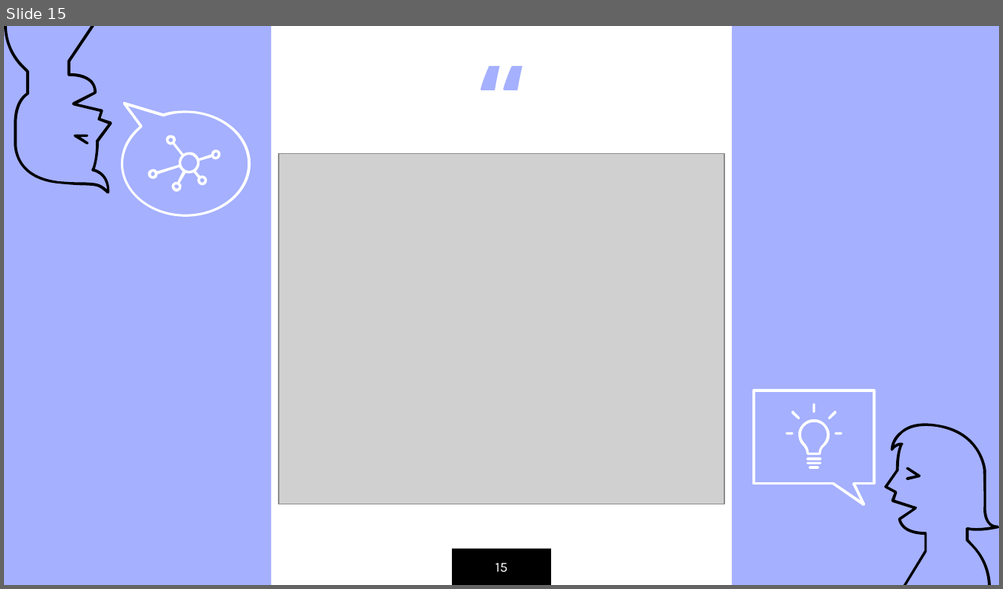
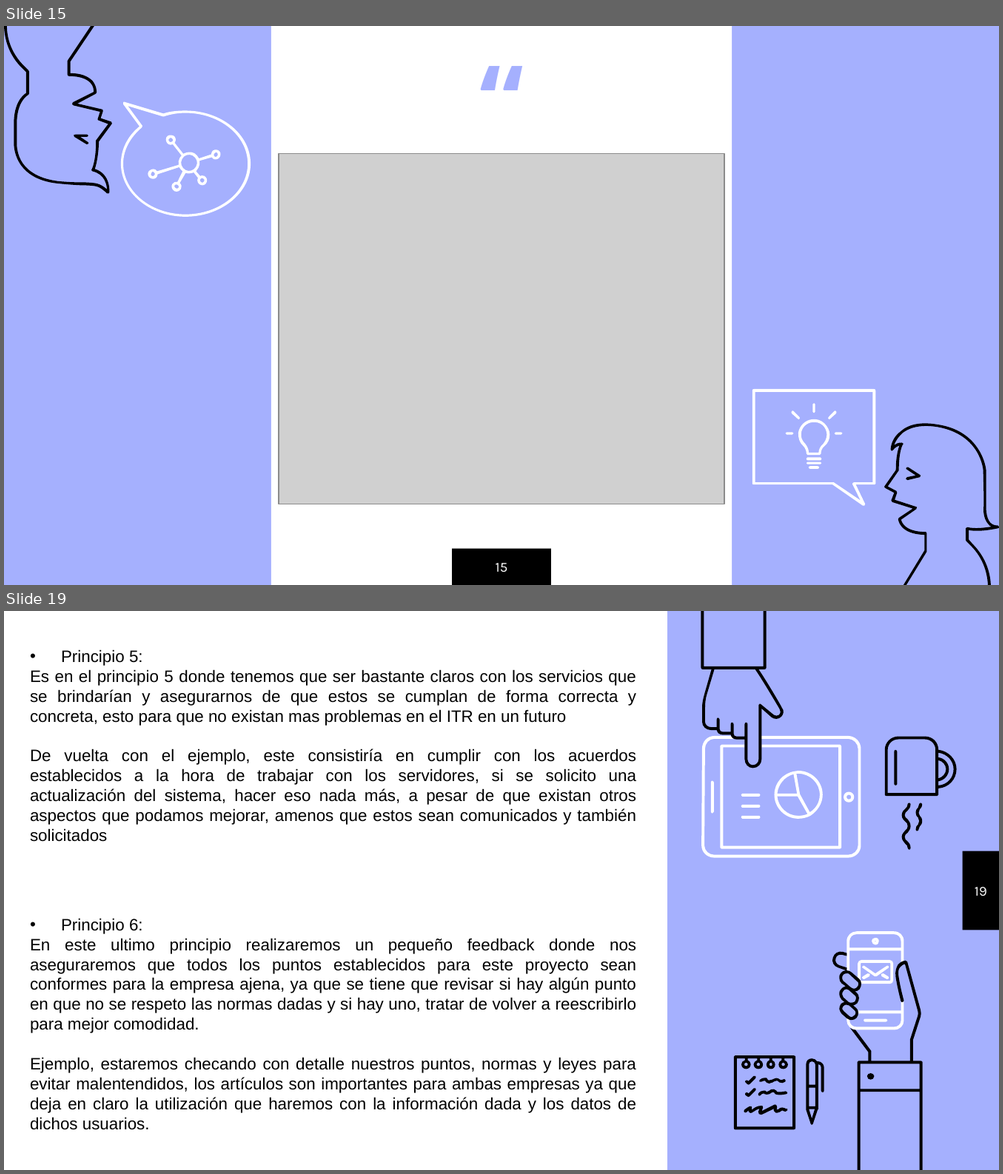
Before and after one commit to TheSkrapy/7mo-Semestre, a slide deck: 13 Modelos de negocios/Empresa Outtic.pptx. Shown one above the other, each under a label of ours: slide 15 before the commit, slides 15 and 19 after it; the slides between them are not shown. The pictures are 1003x589 and 1003x1174 pixels, drawn with LibreOffice and Linux fonts; fonts in the diff are those of the drawing; grey boxes stand for pictures. Boxes give left, top, right and bottom in pixels: in the first picture for what was removed or moved away, otherwise in the second. Text is boxed around its words. In the diff, an @@ line names an element or a change of style, - is before the commit and + after.

```diff
--- a/13 Modelos de negocios/Empresa Outtic.pptx
+++ b/13 Modelos de negocios/Empresa Outtic.pptx
@@ slide 19 added at [4, 611, 999, 1170], background #A5B0FE @@
@@ rectangle added at [4, 611, 667, 1170], fill #FFFFFF @@
@@ group added at [701, 611, 956, 859]: 13 freeform shapes @@
@@ text added at [30, 649, 636, 842], 12 pt, text #000000 @@
+• Principio 5:
+Es en el principio 5 donde tenemos que ser bastante claros con los servicios que se brindarían y asegurarnos de que estos se cumplan de forma correcta y concreta, esto para que no existan mas problemas en el ITR en un futuro
+De vuelta con el ejemplo, este consistiría en cumplir con los acuerdos establecidos a la hora de trabajar con los servidores, si se solicito una actualización del sistema, hacer eso nada más, a pesar de que existan otros aspectos que podamos mejorar, amenos que estos sean comunicados y también solicitados
@@ rectangle added at [962, 851, 999, 931], fill #000000 @@
@@ page number added at [974, 887, 987, 897], 10 pt, text #FFFFFF @@
+19
@@ text added at [30, 918, 636, 1130], 12 pt, text #000000 @@
+• Principio 6:
+En este ultimo principio realizaremos un pequeño feedback donde nos aseguraremos que todos los puntos establecidos para este proyecto sean conformes para la empresa ajena, ya que se tiene que revisar si hay algún punto en que no se respeto las normas dadas y si hay uno, tratar de volver a reescribirlo para mejor comodidad.
+Ejemplo, estaremos checando con detalle nuestros puntos, normas y leyes para evitar malentendidos, los artículos son importantes para ambas empresas ya que deja en claro la utilización que haremos con la información dada y los datos de dichos usuarios.
@@ group added at [734, 931, 922, 1170]: 18 freeform shapes @@
```
Also in this commit, not shown: 4 other slides added, 2 other files.
